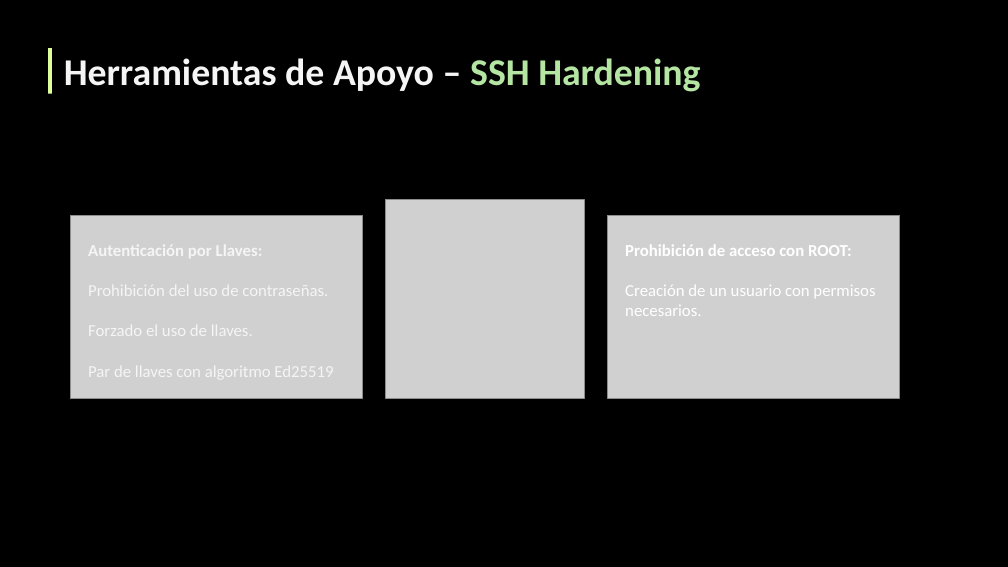
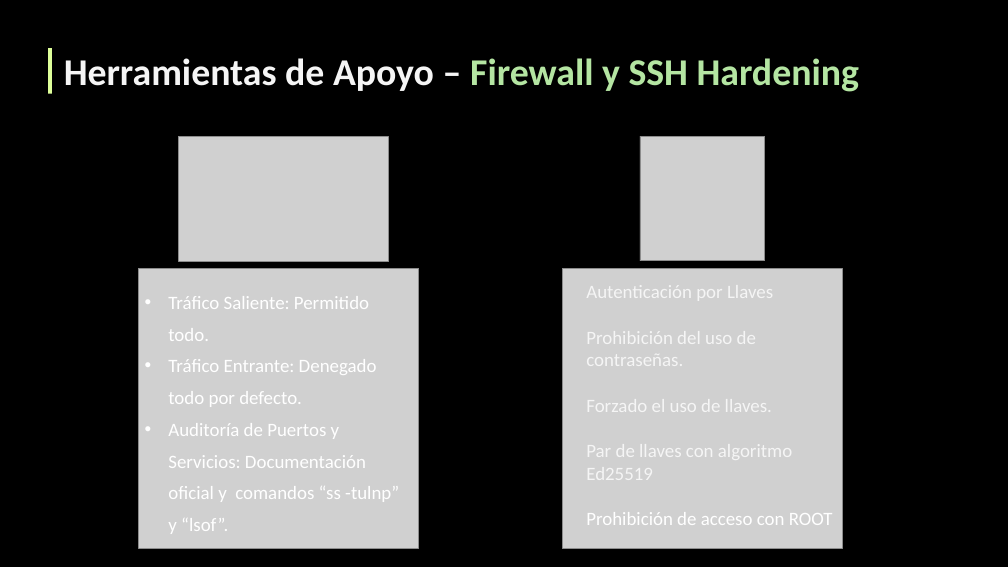
Before and after one commit to cristobal90palma/fog_project_2ASIR_2025-26, a slide deck: slide 10 of Documentación/Presentación.pptx (slide 11 before the commit). Drawn at 1008x567 pixels with LibreOffice and Linux fonts; fonts in the diff are those of the drawing; grey boxes stand for pictures. Boxes give left, top, right and bottom in pixels: in the first picture for what was removed or moved away, otherwise in the second. Text is boxed around its words. In the diff, an @@ line names an element or a change of style, - is before the commit and + after.

Commit message:
presentacion_final_02

```diff
--- a/Documentación/Presentación.pptx
+++ b/Documentación/Presentación.pptx
@@ text at (64,58,859,92): text changed; text colour #F5F5F5 to #B4E5A2 @@
-Herramientas de Apoyo – SSH Hardening
+Herramientas de Apoyo – Firewall y SSH Hardening
@@ picture added at (178,137,389,262) @@
@@ picture: place and size @@
-picture at (386,200,585,399)
+picture at (640,136,765,261)
@@ picture: place and size @@
-picture at (70,216,362,399)
+picture at (139,268,419,549)
@@ picture: place and size @@
-picture at (607,216,899,399)
+picture at (563,268,842,549)
@@ text removed at (625,245,875,316) @@
-Prohibición de acceso con ROOT:
-Creación de un usuario con permisos necesarios.
@@ text added at (168,296,399,534), 18 pt, text #FFFFFF @@
+• Tráfico Saliente: Permitido todo.
+• Tráfico Entrante: Denegado todo por defecto.
+• Auditoría de Puertos y Servicios: Documentación oficial y comandos “ss -tulnp” y “lsof”.
@@ text at (586,281,773,304): text changed; size 16 to 18 pt; bold off @@
-Autenticación por Llaves:
+Autenticación por Llaves
@@ text "Autenticación por Llaves": place and size @@
-text "Autenticación por Llaves" at (88,240,333,381)
+text "Autenticación por Llaves" at (586,281,833,525)
@@ text at (586,326,792,485): size 16 to 18 pt in "Prohibición del uso de contraseñas.", "Forzado el uso de llaves.", "Par de llaves con algoritmo Ed25519" @@
@@ text at (586,512,833,525): paragraph added @@
+Prohibición de acceso con ROOT
```
Also in this commit, not shown: 9 other slides changed, 1 slide added, 2 slides removed.
